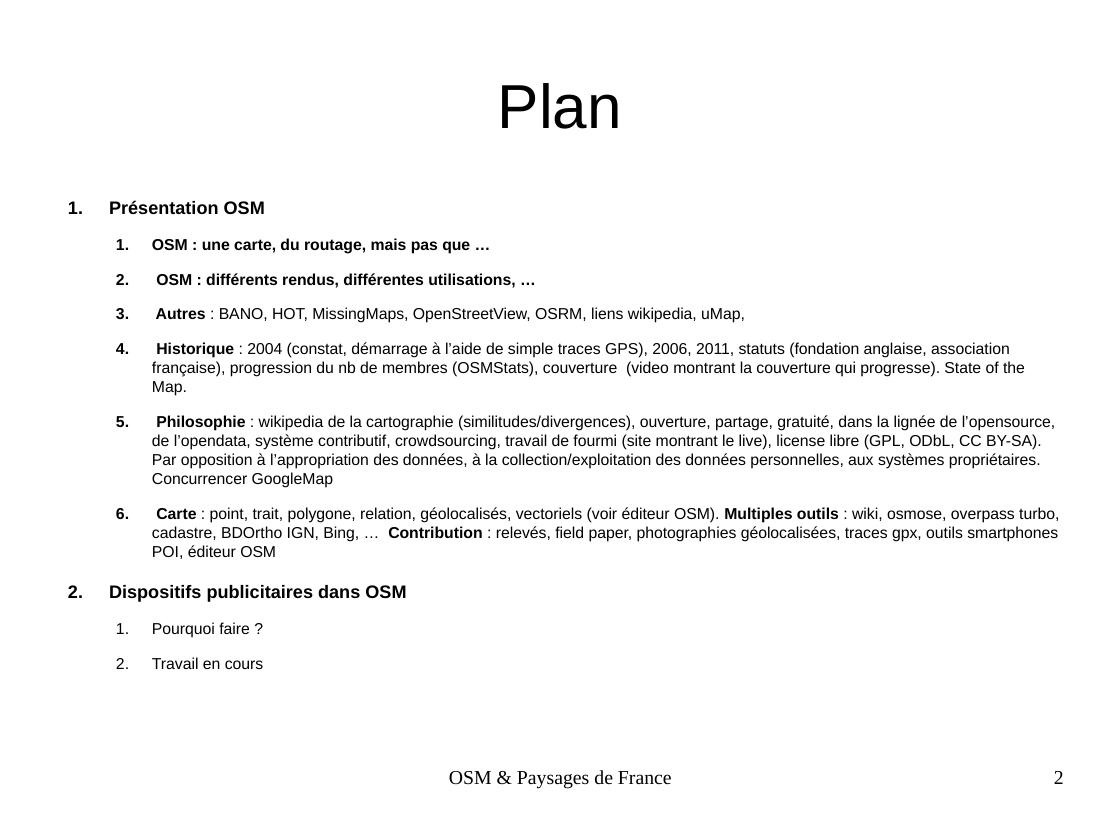
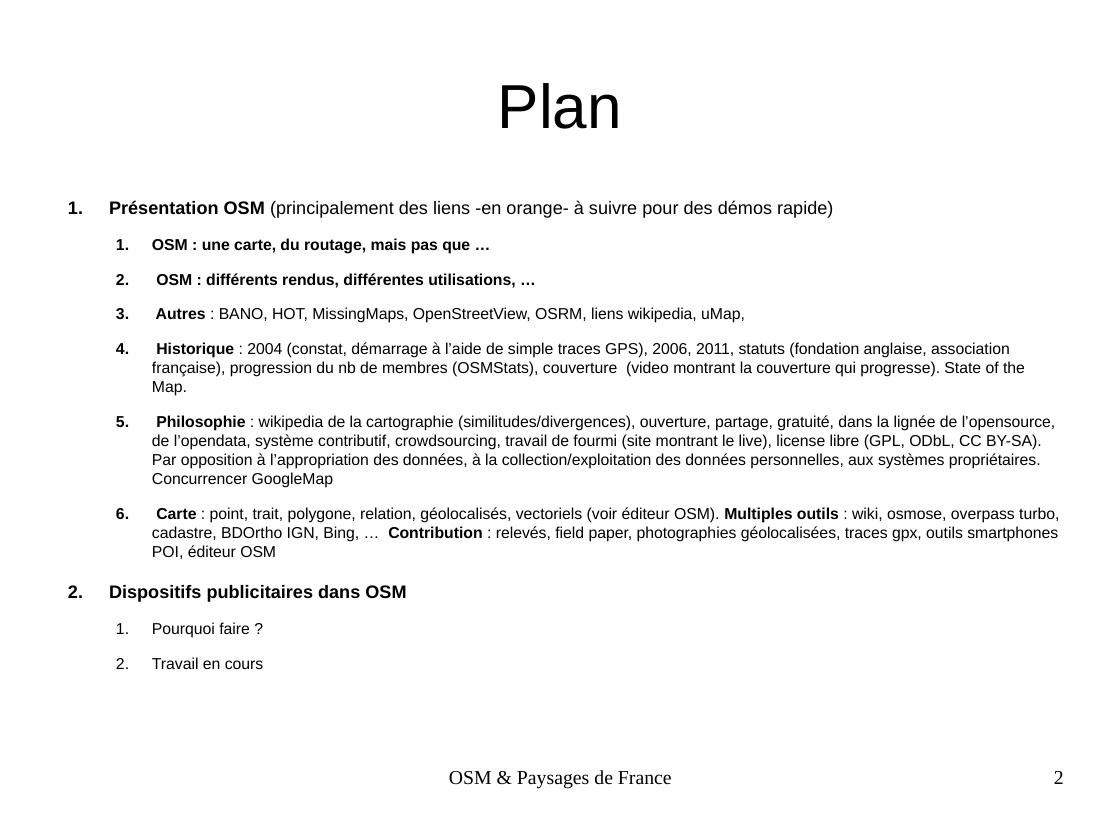
Before and after one commit to pdfext/pdfext.github.io, a slide deck: slide 2 of OSM/advertising/doc/OSM_PdF_EIVP.odp. Drawn at 1120x840 pixels with LibreOffice and Linux fonts; fonts in the diff are those of the drawing. Boxes give left, top, right and bottom in pixels: in the first picture for what was removed or moved away, otherwise in the second. Text is boxed around its words. In the diff, an @@ line names an element or a change of style, - is before the commit and + after.

```diff
--- a/OSM/advertising/doc/OSM_PdF_EIVP.odp
+++ b/OSM/advertising/doc/OSM_PdF_EIVP.odp
@@ text at (x1=109, y1=200, x2=833, y2=218): text changed; bold off @@
-1. Présentation OSM
+1. Présentation OSM (principalement des liens -en orange- à suivre pour des démos rapide)
```
Also in this commit, not shown: 2 other slides changed, 1 slide added.
